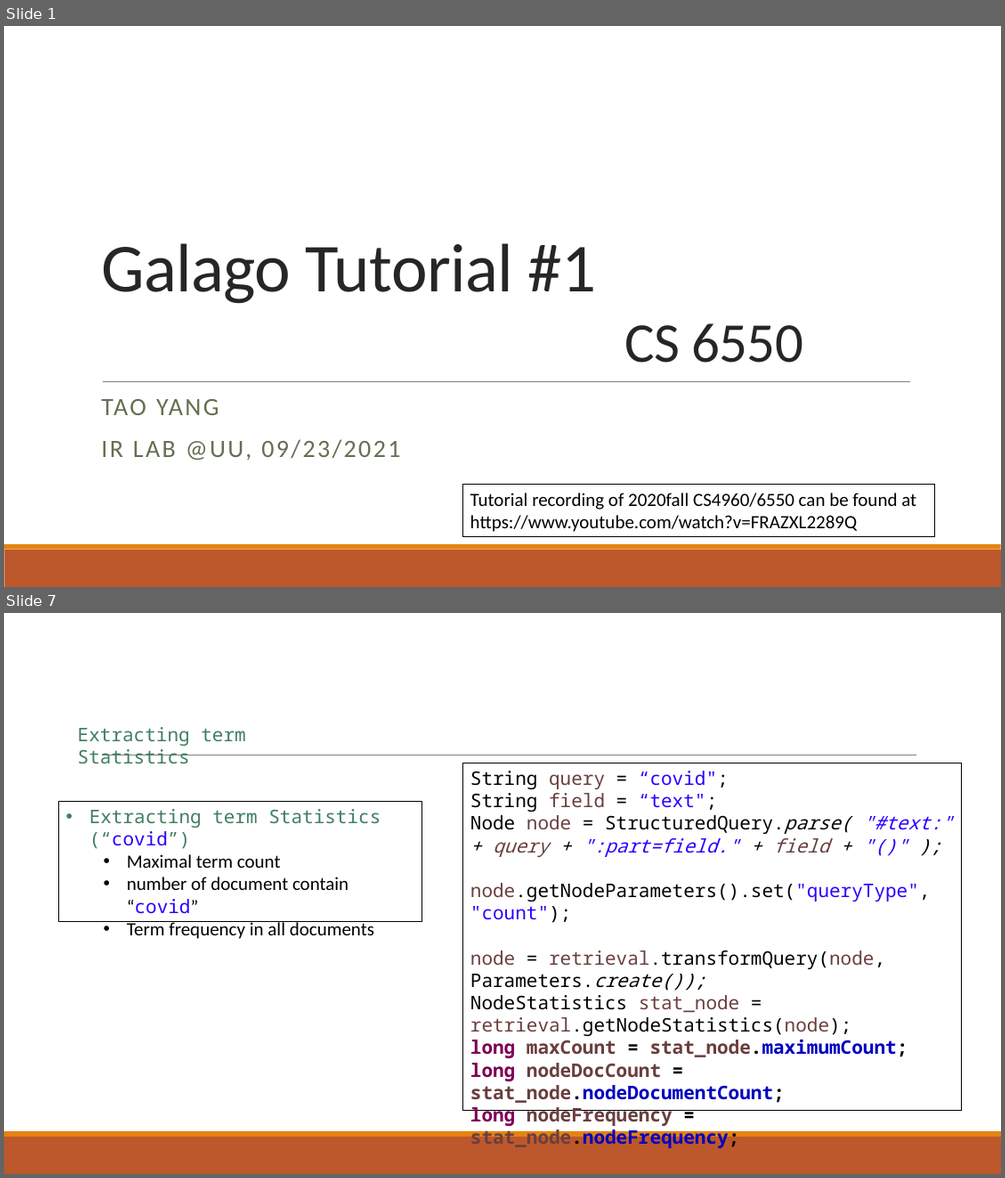
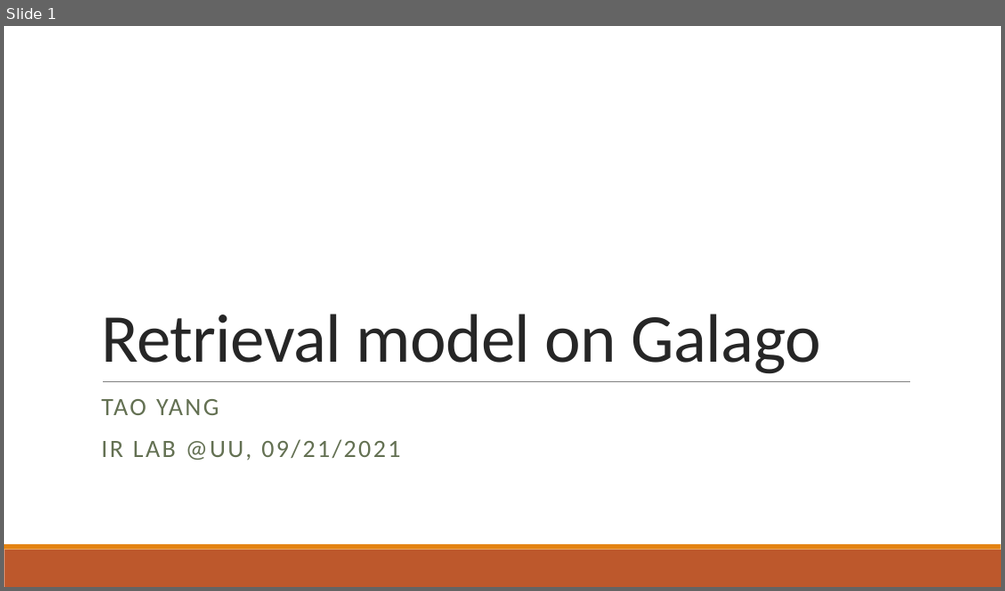
Before and after one commit to Taosheng-ty/CS_6550_galago_tutorial, a slide deck: tutorial_2.pptx. Shown one above the other, each under a label of ours: slides 1 and 7 before the commit, slide 1 after it; the slides between them are not shown. The pictures are 1005x1178 and 1005x591 pixels, drawn with LibreOffice and Linux fonts; fonts in the diff are those of the drawing. Boxes give left, top, right and bottom in pixels: in the first picture for what was removed or moved away, otherwise in the second. Text is boxed around its words. In the diff, an @@ line names an element or a change of style, - is before the commit and + after.

Commit message:
update tutorial_2

```diff
--- a/tutorial_2.pptx
+++ b/tutorial_2.pptx
@@ slide 7 removed at box(4, 613, 1001, 1174), background #FFFFFF; not listed: 2 template elements that a slide beside it also shows @@
@@ text removed at box(78, 727, 245, 763) @@
-Extracting term Statistics
@@ line removed from (102, 755) to (917, 755) @@
@@ rectangle removed at box(463, 763, 962, 1110) @@
-String query = “covid";
-String field = “text";
-Node node = StructuredQuery.parse( "#text:" + query + ":part=field." + field + "()" );
-node.getNodeParameters().set("queryType", "count");
-node = retrieval.transformQuery(node, Parameters.create());
-NodeStatistics stat_node = retrieval.getNodeStatistics(node);
-long maxCount = stat_node.maximumCount;
-long nodeDocCount = stat_node.nodeDocumentCount;
-long nodeFrequency = stat_node.nodeFrequency;
@@ rectangle removed at box(58, 801, 422, 922) @@
-• Extracting term Statistics (“covid”)
-  • Maximal term count
-  • number of document contain “covid”
-  • Term frequency in all documents
@@ slide 1 changed as well @@
@@ title at box(101, 313, 821, 374): text changed @@
-Galago Tutorial #1
-CS 6550
+Retrieval model on Galago
@@ subtitle at box(101, 439, 400, 460): text changed @@
-IR LAB @UU, 09/23/2021
+IR LAB @UU, 09/21/2021
@@ rectangle removed at box(463, 483, 935, 537) @@
-Tutorial recording of 2020fall CS4960/6550 can be found at
-https://www.youtube.com/watch?v=FRAZXL2289Q
```
Also in this commit, not shown: 1 other slide changed, 4 slides added, 5 other slides removed.
